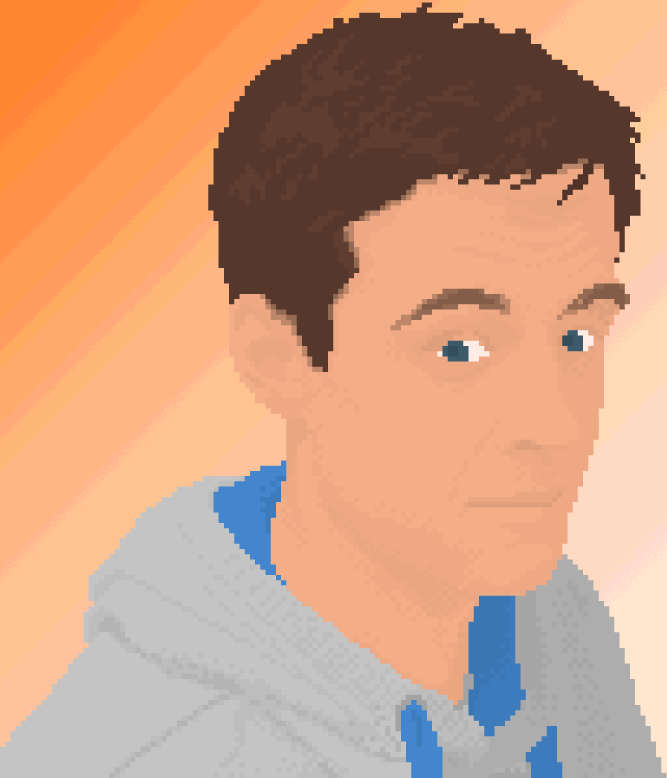
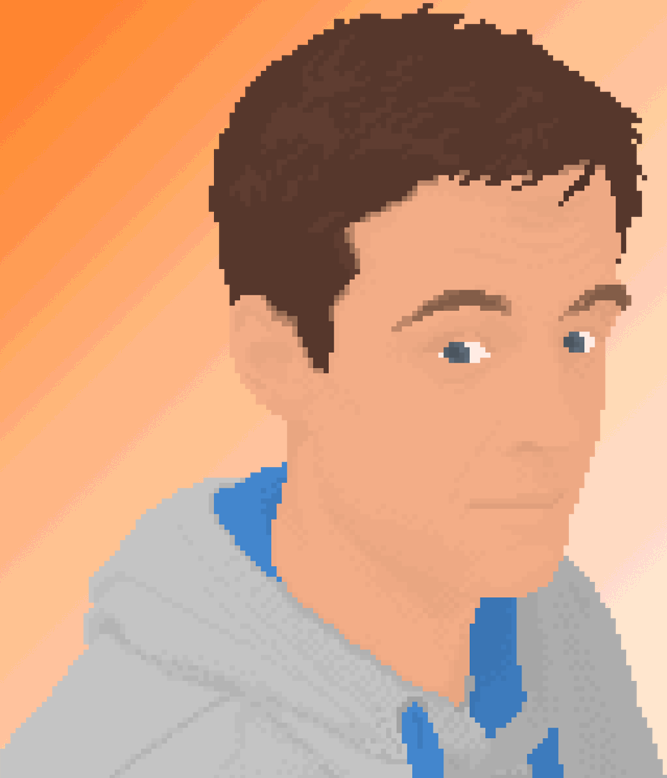
Layered file, before and after one edit (667x778). Changes by layer:
renamed "Layer 0" to "Layer 1", painted on it over [0, 2, 667, 778]
painted on "Rectangle 1" over [0, 0, 667, 778]
